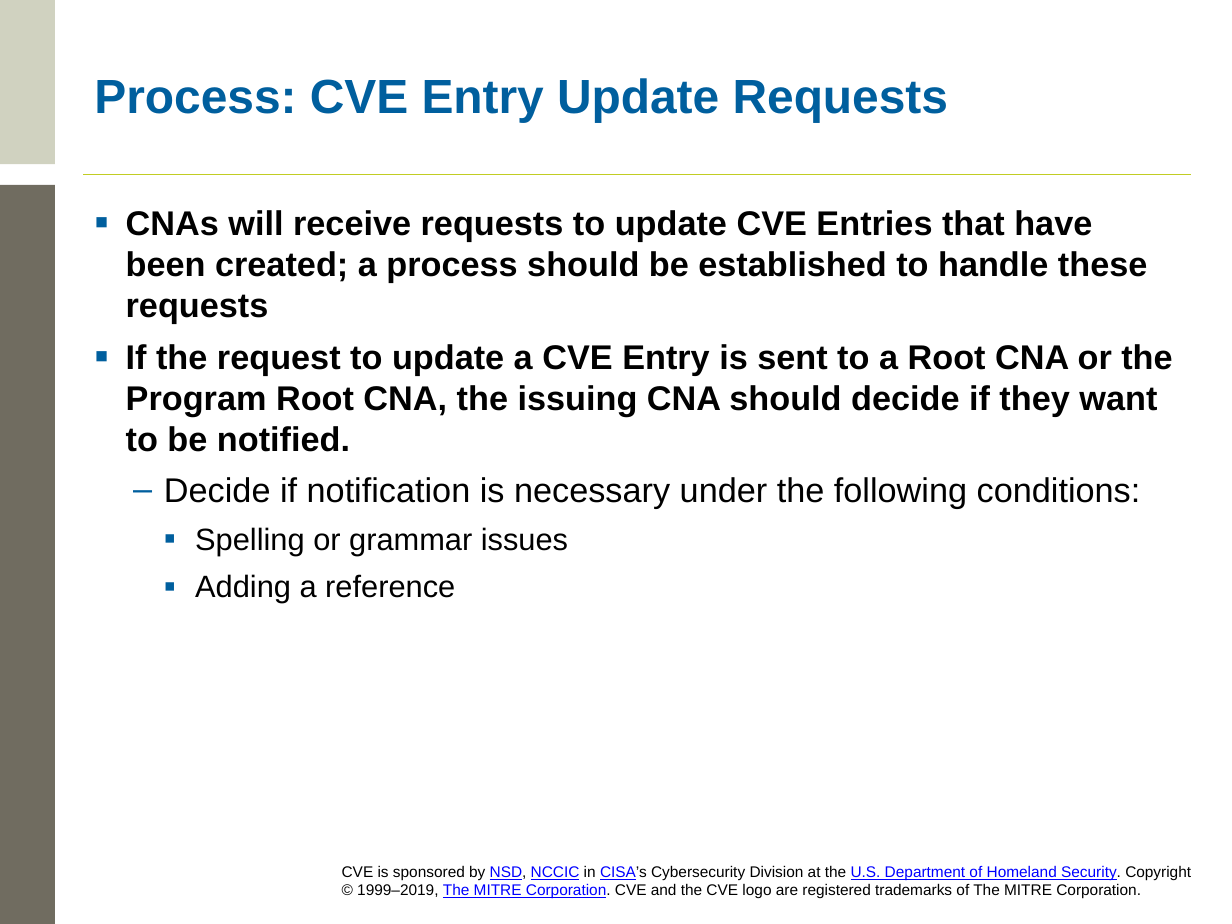
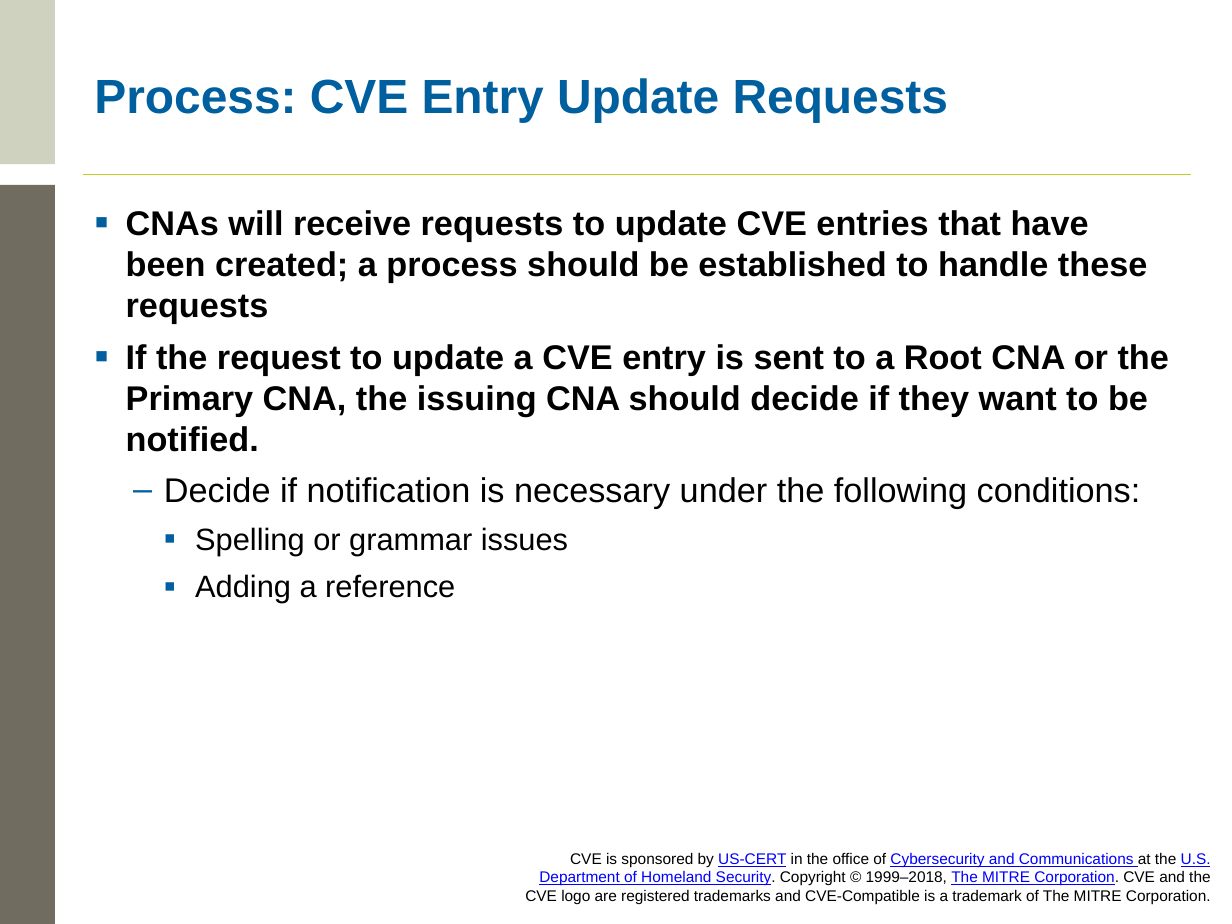
Before and after one commit to CVEProject/cveproject.github.io, a slide deck: slide 23 of docs/cna/Becoming a CNA.pptx. Drawn at 1232x924 pixels with LibreOffice and Linux fonts; fonts in the diff are those of the drawing; background and template pictures are left out. Boxes give left, top, right and bottom in pixels: in the first picture for what was removed or moved away, otherwise in the second. Text is boxed around its words. In the diff, an @@ line names an element or a change of style, - is before the commit and + after.

```diff
--- a/docs/cna/Becoming a CNA.pptx
+++ b/docs/cna/Becoming a CNA.pptx
@@ text at (126, 210, 1169, 452): text changed @@
-▪ CNAs will receive requests to update CVE Entries that have been created; a process should be established to handle these requests
-▪ If the request to update a CVE Entry is sent to a Root CNA or the Program Root CNA, the issuing CNA should decide if they want to be notified.
+▪ CNAs will receive requests to update CVE entries that have been created; a process should be established to handle these requests
+▪ If the request to update a CVE entry is sent to a Root CNA or the Primary CNA, the issuing CNA should decide if they want to be notified.
@@ text at (525, 852, 1211, 904): text changed @@
-CVE is sponsored by NSD, NCCIC in CISA’s Cybersecurity Division at the U.S. Department of Homeland Security. Copyright © 1999–2019, The MITRE Corporation. CVE and the CVE logo are registered trademarks of The MITRE Corporation.
+CVE is sponsored by US-CERT in the office of Cybersecurity and Communications at the U.S. Department of Homeland Security. Copyright © 1999–2018, The MITRE Corporation. CVE and the CVE logo are registered trademarks and CVE-Compatible is a trademark of The MITRE Corporation.
```
Also in this commit, not shown: 39 other slides changed.
